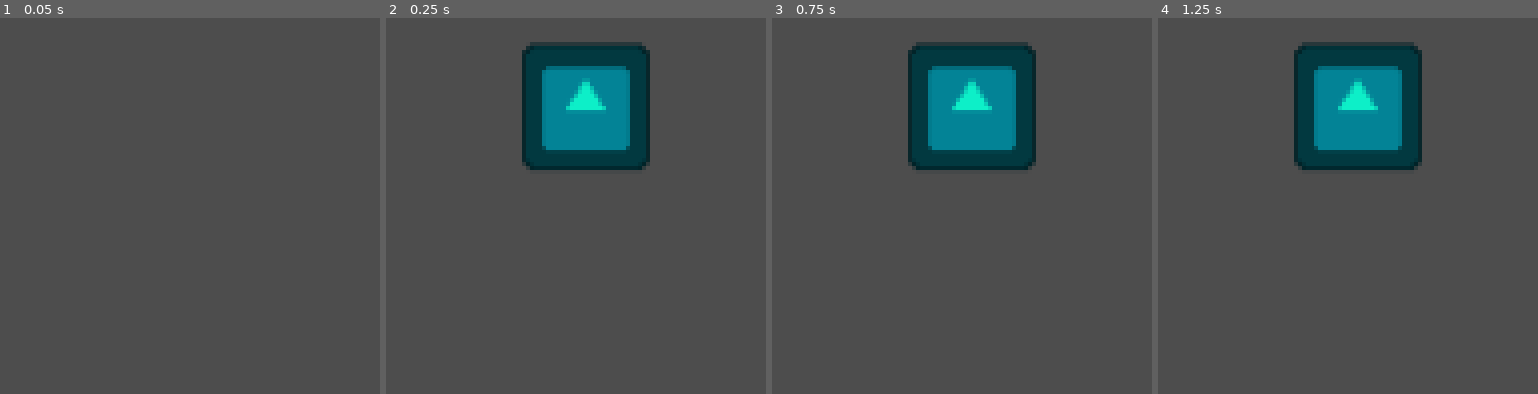
Above: before the commit, frames 1-4 (left to right).
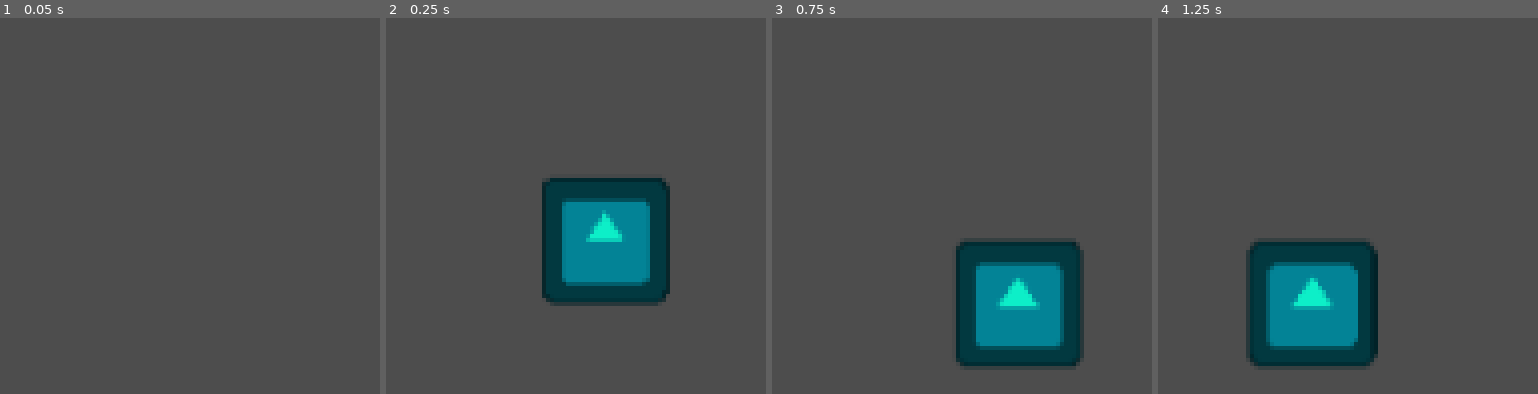
Above: after the commit, the same moments.

Repository: rnakkas/GodotSandbox
Game: Godot game, scene res://ShmupSandbox/Pickups/Scenes/pickup_score.tscn
Same seed, same stepped clock (60 frames per second), same inputs: the game is played once before the commit and once after it. This scene is started directly instead of the project's main scene. The engine's default icon, where the game draws it, is replaced by a stand-in: a white triangle on a blue panel in a dark square.
Inputs (mouse positions are in pixels of both pictures, inside the frame that each line leads up to):
- Up to frame 1 (0.05 s): no input
- Up to frame 2 (0.25 s): no input
- Up to frame 3 (0.75 s): tap Enter (ui_accept) at 0.5 s; move the mouse to (outside the picture) at 0.52 s; hold D (move_right) from 0.53 s (still down); hold Shift (bomb) from 0.53 s (still down)
- Up to frame 4 (1.25 s): keep holding D (move_right); keep holding Shift (bomb); tap Enter (ui_accept) at 0.77 s

Frame 1 is identical in both runs. In frame 2, 23% of the frame differs, in the area x 35-75%, y 6-77%; in frame 3, 22%; in frame 4, 23%.

Commit message:
soul-carrier: updated score item movement logic, created timer properties func in helper see TODO comment, updated movement clamp helper func, see TODO for next works

Diff:
--- a/ShmupSandbox/Helpers/helper.gd
+++ b/ShmupSandbox/Helpers/helper.gd
@@ -8,7 +8,12 @@
 ################################################
 # NOTE: Limit movement to screen bounds
 ################################################
-static func clamp_movement_to_screen_bounds(viewport_size : Vector2, position : Vector2) -> Vector2:
+static func clamp_movement_to_screen_bounds(
+                                            viewport_size : Vector2,
+                                            position : Vector2,
+                                            x_clamp : bool,
+                                            y_clamp : bool
+                                            ) -> Vector2:
     # Clamp position within bounds
     const min_bounds : Vector2 = Vector2(0, 0)
     var max_bounds : Vector2 = viewport_size
@@ -16,7 +21,15 @@
     const offset_y_screen_bottom : float = 60.0
     const offset_y_screen_top : float = 100.0
 
-    position.x = clamp(position.x, offset_x - min_bounds.x, max_bounds.x - offset_x)
-    position.y = clamp(position.y, offset_y_screen_top + min_bounds.y, max_bounds.y - offset_y_screen_bottom)
+    if x_clamp:
+        position.x = clamp(position.x, offset_x - min_bounds.x, max_bounds.x - offset_x)
+
+    if y_clamp:
+        position.y = clamp(position.y, offset_y_screen_top + min_bounds.y, max_bounds.y - offset_y_screen_bottom)
 
     return position
+
+## TODO: update all scripts that set timer properties to use this func
+static func set_timer_properties(timer : Timer, one_shot : bool, wait_time: float) -> void:
+    timer.one_shot = one_shot
+    timer.wait_time = wait_time
--- a/ShmupSandbox/Pickups/Scenes/pickup_score.tscn
+++ b/ShmupSandbox/Pickups/Scenes/pickup_score.tscn
@@ -159,3 +159,4 @@
 [connection signal="area_entered" from="." to="." method="_on_area_entered"]
 [connection signal="body_entered" from="." to="." method="_on_body_entered"]
 [connection signal="screen_exited" from="VisibleOnScreenNotifier2D" to="." method="_on_visible_on_screen_notifier_2d_screen_exited"]
+[connection signal="timeout" from="move_timer" to="." method="_on_move_timer_timeout"]
--- a/ShmupSandbox/Pickups/Scripts/pickup_score.gd
+++ b/ShmupSandbox/Pickups/Scripts/pickup_score.gd
@@ -23,39 +23,44 @@
 const score_level_3 : int = 2000
 const score_level_4 : int = 4000
 
-@export var speed : float = 50.0
-@export var spawn_speed : float = 400.0
-@export var deceleration : float = 250.0
+@export var base_speed : float = 55.0
+@export var spawn_speed : float = 350.0
+@export var deceleration : float = 900.0
 @export_range(min_level,max_level) var level : int = 1
+@export var move_time : float = 0.1
 
 var current_item : AnimatedSprite2D
 var current_score : int
 var item_collider_map : Dictionary[AnimatedSprite2D, CollisionShape2D] = {}
 var viewport_size : Vector2
+var direction : Vector2
+var speed : float
+var velocity : Vector2
 
 
 ## TODO Score item pickup:
 	# Need spritesheets for score item levels 1-4
 
 ## TODO:
-	# Create the following logic:
-		# On spawn move in a random direction
-		# Clamp position to be within viewport bounds
-		# Move very fast for a very short amount of time like an explosion
-		# Have a deceleration var and use move_toward to have smooth slowdown of movement
-		# First try with random y values to minimise overlap with other score items on screen
+	# check for overlap with other score items
+	# if overlapping, make it move so that they are no longer overlapping
+
 
 ################################################
 #NOTE: Ready and its helper funcs
 ################################################
 func _ready() -> void:
+	viewport_size = get_viewport_rect().size
+	score_label.visible = false
+	speed = spawn_speed
+
 	_create_item_collider_map()
 	_set_current_item()
 	_connect_to_signals()
-
-	score_label.visible = false
-
-	viewport_size = get_viewport_rect().size
+	_set_initial_direction()
+
+	Helper.set_timer_properties(move_timer, true, move_time)
+	move_timer.start()
 
 	# Play spawn animation then play idle
 	current_item.play("spawn")
@@ -120,17 +125,32 @@
 
 
 ################################################
+#NOTE: Set direction to move on spawn
+################################################
+func _set_initial_direction() -> void:
+	var rand_x : float = randf_range(0, viewport_size.x)
+	var rand_y : float = randf_range(0, viewport_size.y)
+	var rand_vector : Vector2 = Vector2(rand_x, rand_y)
+	direction = self.global_position.direction_to(rand_vector).normalized()
+
+
+################################################
 #NOTE: Process, limit movement to screen bounds
 ################################################
 func _process(_delta: float) -> void:
-	position = Helper.clamp_movement_to_screen_bounds(viewport_size, position)
+	position = Helper.clamp_movement_to_screen_bounds(viewport_size, position, false, true)
 
 
 ################################################
 #NOTE: Physics process
 ################################################
 func _physics_process(delta: float) -> void:
-	global_position += speed * delta * Vector2.LEFT
+	if direction == Vector2.LEFT:
+		velocity = velocity.move_toward(speed * direction, deceleration * delta)
+	else:
+		velocity = speed * direction
+
+	global_position += velocity * delta
 
 
 ################################################
@@ -211,3 +231,11 @@
 			# Clamp level between 1 and 4
 			level = clamp(level+1, min_level, max_level)
 			_set_current_item()
+
+
+################################################
+#NOTE: Signal connection, logic for setting movement vars after initial spawn
+################################################
+func _on_move_timer_timeout() -> void:
+	speed = base_speed
+	direction = Vector2.LEFT
--- a/ShmupSandbox/Player/Scripts/bomb_fuzz.gd
+++ b/ShmupSandbox/Player/Scripts/bomb_fuzz.gd
@@ -41,7 +41,7 @@
 # NOTE: Process
 ################################################
 func _process(_delta: float) -> void:
-	position = Helper.clamp_movement_to_screen_bounds(viewport_size, position)
+	position = Helper.clamp_movement_to_screen_bounds(viewport_size, position, true, true)
 
 
 ################################################
--- a/ShmupSandbox/Player/Scripts/player_cat.gd
+++ b/ShmupSandbox/Player/Scripts/player_cat.gd
@@ -71,7 +71,7 @@
 # NOTE: Process
 ################################################
 func _process(_delta: float) -> void:
-	position = Helper.clamp_movement_to_screen_bounds(viewport_size, position)
+	position = Helper.clamp_movement_to_screen_bounds(viewport_size, position, true, true)
 	_handle_invincibility()
 
 func _handle_invincibility() -> void:
